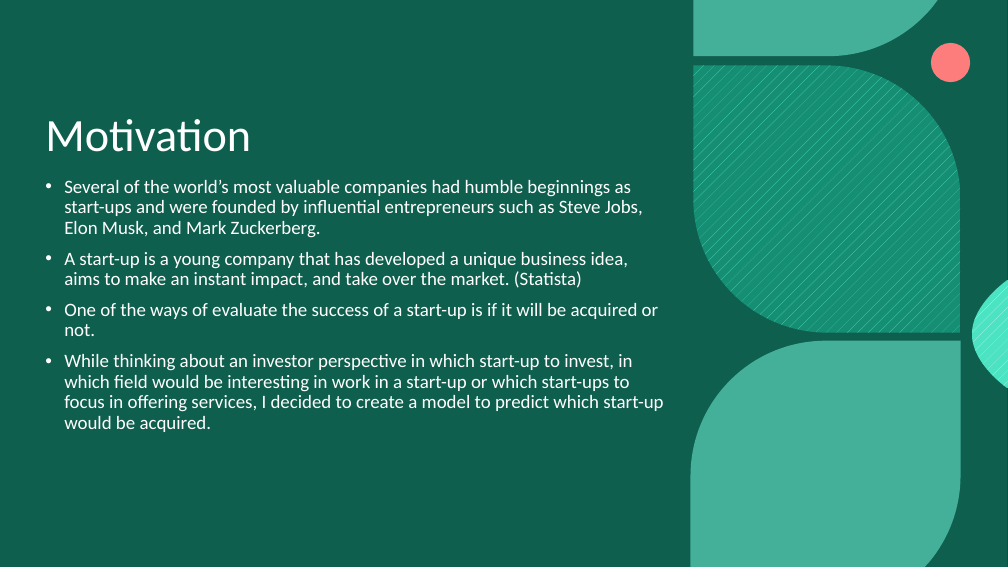
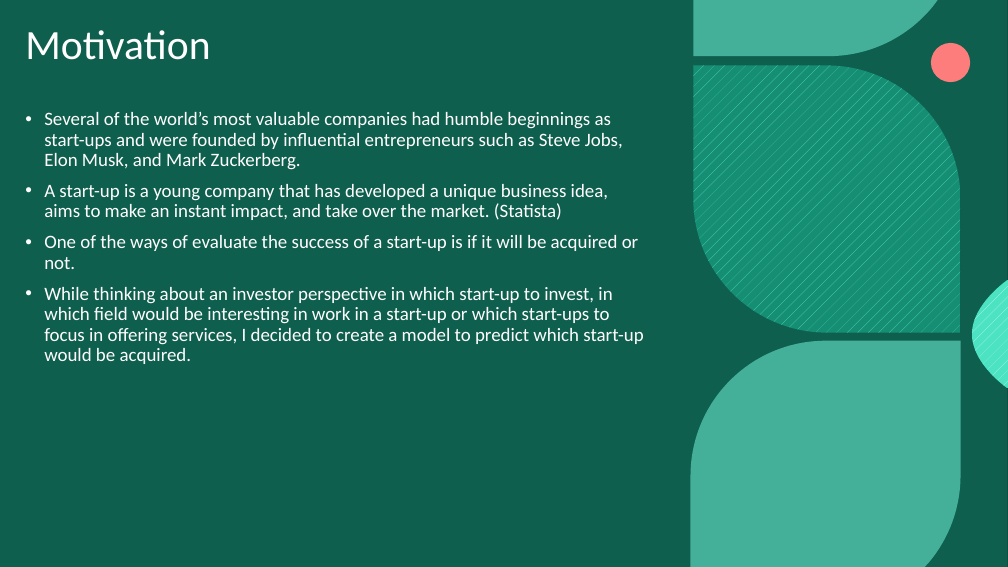
Before and after one commit to Paulabvc/startups_project, a slide deck: slide 2 of Final_project_startup/Presentation/final_startup.pptm. Drawn at 1008x567 pixels with LibreOffice and Linux fonts; fonts in the diff are those of the drawing; background and template pictures are left out. Boxes give left, top, right and bottom in pixels: in the first picture for what was removed or moved away, otherwise in the second. Text is boxed around its words. In the diff, an @@ line names an element or a change of style, - is before the commit and + after.

```diff
--- a/Final_project_startup/Presentation/final_startup.pptm
+++ b/Final_project_startup/Presentation/final_startup.pptm
@@ title "Motivation": place and size @@
-title "Motivation" at (45, 119, 251, 152)
+title "Motivation" at (25, 30, 210, 60)
@@ title "Motivation" at (25, 30, 210, 60): size 44 to 39.6 pt @@
@@ text "Several of the world’s most ...": place and size @@
-text "Several of the world’s most ..." at (64, 180, 663, 432)
+text "Several of the world’s most ..." at (44, 112, 643, 364)
```
Also in this commit, not shown: 2 other slides changed, 3 slides added, 1 slide removed, 2 other files.
